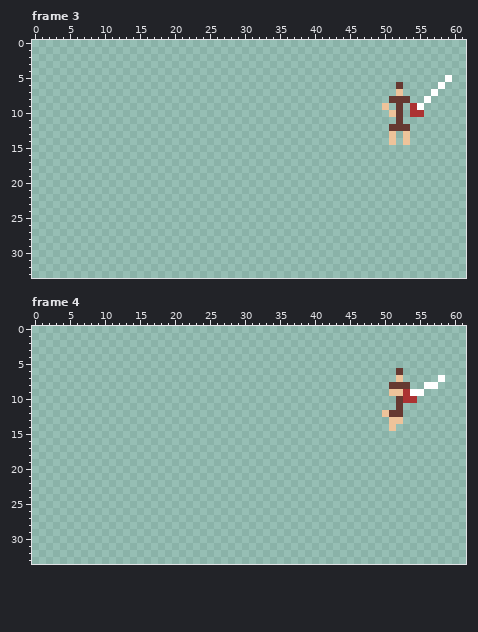
Pixel-art file -- NonUnitySources/Aseprite/Sprites Assorted F4.aseprite. Above: the version before the commit.
64x64 pixels, 4 frames. Shown: frame 3: x 0..61, y 0..33; frame 4: x 0..61, y 0..33. The commit also changed other frames, which this record leaves out.
Now the later version:
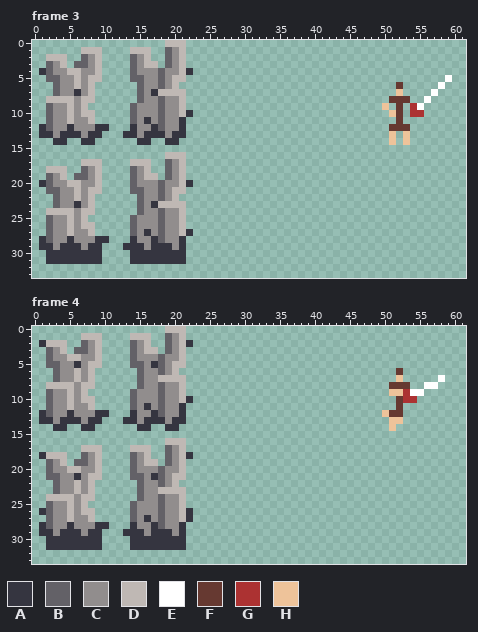
Palette (. is transparent): A #353540  B #636167  C #918d8d  D #bfb8b4  E #ffffff  F #663931  G #ac3232  H #eec39a
From old to new:
layer "Layer 2" added
--- frame 3, layers "Layer 2", "Layer 1"
@@ x 0..24 @@
- 0 .........................
- 1 .........................
- 2 .........................
- 3 .........................
- 4 .........................
- 5 .........................
- 6 .........................
- 7 .........................
- 8 .........................
- 9 .........................
-10 .........................
-11 .........................
-12 .........................
-13 .........................
-14 .........................
+ 0 ...................DDD...
+ 1 .......DDD....DDD..BCD...
+ 2 ..DDD..BCD....BCD..BCD...
+ 3 ..BCD.BBCD....BCDD.BCD...
+ 4 .ABCCDDCCD....BCCCBCCDA..
+ 5 ..BBCCDCDD....BBCCBCDD...
+ 6 ...BCCDCD......BCCBCD....
+ 7 ...BCCACD......BCADDDD...
+ 8 ..DDDDCDD......BCCBCCD...
+ 9 ..BCCDCD......BCCCBCCD...
+10 ..BCCDCDD.....BCCCBCCDA..
+11 ..BCCDCCD.....BCACBCCA...
+12 .ABCCACCCAA...ACCABCCA...
+13 .AACAAACAA...AACAAACAA...
+14 ...AA..AA......AA..AA....
 15 .........................
-16 .........................
-17 .........................
-18 .........................
-19 .........................
-20 .........................
-21 .........................
-22 .........................
-23 .........................
-24 .........................
-25 .........................
-26 .........................
-27 .........................
-28 .........................
-29 .........................
-30 .........................
-31 .........................
+16 ...................DDD...
+17 .......DDD....DDD..BCD...
+18 ..DDD..BCD....BCD..BCD...
+19 ..BCD.BBCD....BCDD.BCD...
+20 .ABCCDDCCD....BCCCBCCDA..
+21 ..BBCCDCDD....BBCCBCDD...
+22 ...BCCDCD......BCCBCD....
+23 ...BCCACD......BCADDDD...
+24 ..DDDDCDD......BCCBCCD...
+25 ..BCCDCD......BCCCBCCD...
+26 ..BCCDCDD.....BCCCBCCD...
+27 ..BCCDCCD.....BCACBCCDA..
+28 .ABCCACCCAA...ACCABCCA...
+29 .AACAAACAA...AAACAAACA...
+30 ..AAAAAAAA....AAAAAAAA...
+31 ..AAAAAAAA....AAAAAAAA...
 32 .........................
--- frame 4, layers "Layer 2", "Layer 1"
@@ x 0..24 @@
- 0 .........................
- 1 .........................
- 2 .........................
- 3 .........................
- 4 .........................
- 5 .........................
- 6 .........................
- 7 .........................
- 8 .........................
- 9 .........................
-10 .........................
-11 .........................
-12 .........................
-13 .........................
-14 .........................
+ 0 ...................DDD...
+ 1 .......DDD....DDD..BCD...
+ 2 .ADDD..BCD....BCD..BCDA..
+ 3 ..BCD.BBCD....BCDD.BCD...
+ 4 ..BCCDDCCD....BCCCBCCD...
+ 5 ..BBCCACDD....BBCABCDD...
+ 6 ...BCCDCD......BCCBCD....
+ 7 ...BCCDCD......BCCDDDD...
+ 8 ..DDDDCDD......BCCBCCD...
+ 9 ..BCCDCD......BCCCBCCD...
+10 ..BCCDCDD.....BCCCBCCDA..
+11 ..BCCDCCD.....BCACBCCA...
+12 .ABCCACCCAA...ACCABCCA...
+13 .AACAAACAA...AACAAACAA...
+14 ...AA..AA......AA..AA....
 15 .........................
-16 .........................
-17 .........................
-18 .........................
-19 .........................
-20 .........................
-21 .........................
-22 .........................
-23 .........................
-24 .........................
-25 .........................
-26 .........................
-27 .........................
-28 .........................
-29 .........................
-30 .........................
-31 .........................
+16 ...................DDD...
+17 .......DDD....DDD..BCD...
+18 .ADDD..BCD....BCD..BCDA..
+19 ..BCD.BBCD....BCDD.BCD...
+20 ..BCCDDCCD....BCCCBCCD...
+21 ..BBCCACDD....BBCABCDD...
+22 ...BCCDCD......BCCBCD....
+23 ...BCCDCD......BCCDDDD...
+24 ..DDDDCDD......BCCBCCD...
+25 ..BCCDCD......BCCCBCCD...
+26 .ABCCDCDD.....BCCCBCCDA..
+27 ..BCCDCCD.....BCACBCCDA..
+28 .ABCCACCCAA...ACCABCCA...
+29 .AACAAACAA...AAACAAACA...
+30 ..AAAAAAAA....AAAAAAAA...
+31 ..AAAAAAAA....AAAAAAAA...
 32 .........................
Boxes around the changes in both pictures, in picture pixels (x1, y1, x2, y2):
added: (39, 40, 193, 264)
added: (39, 326, 193, 550)
